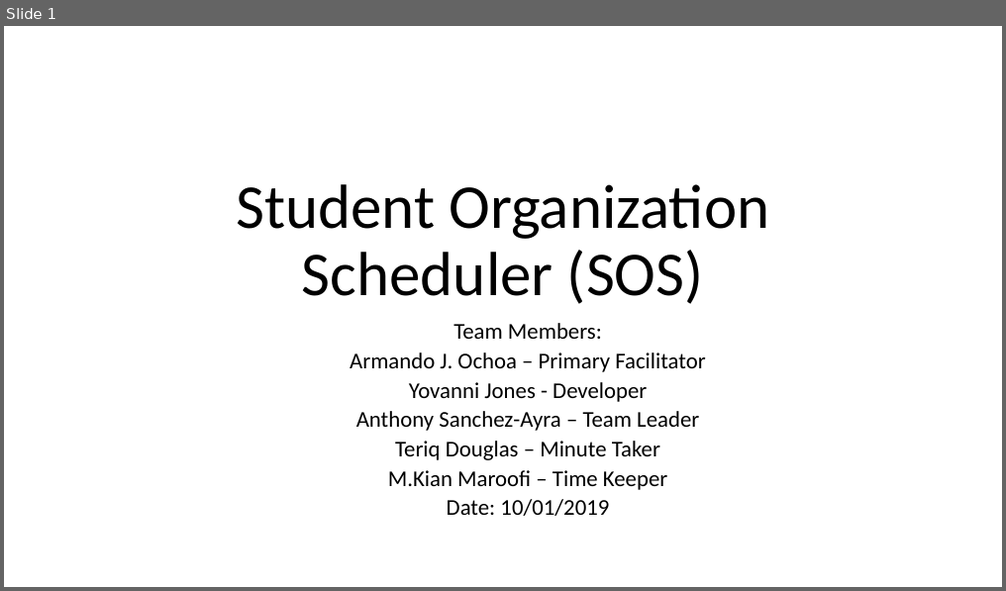
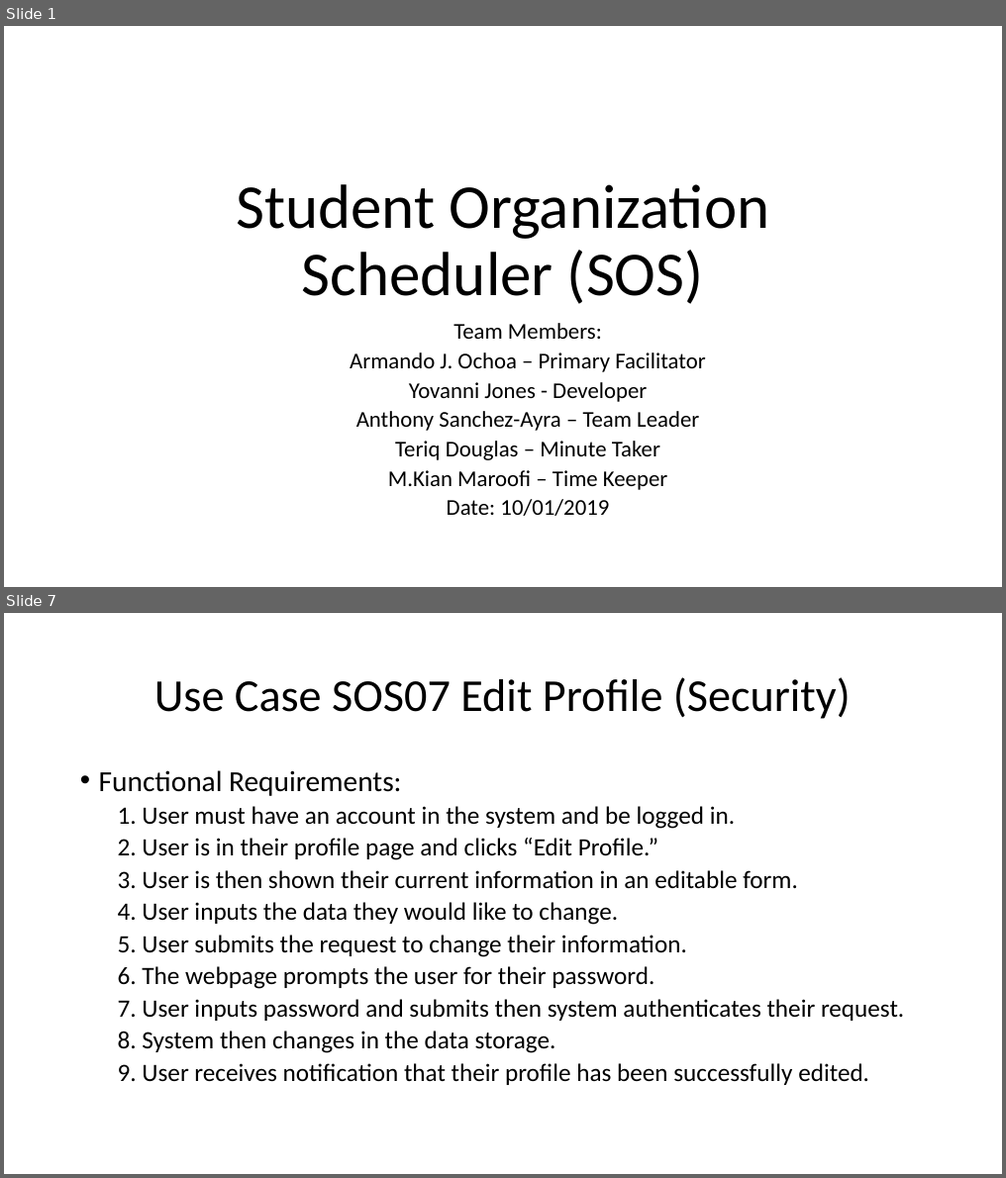
Before and after one commit to arocho032/CEN4010-Team-5, a slide deck: specifications/deliv1/SOS Deliverable 1 Presentation.pptx. Shown one above the other, each under a label of ours: slide 1 before the commit, slides 1 and 7 after it; the slides between them are not shown. The pictures are 1006x591 and 1006x1178 pixels, drawn with LibreOffice and Linux fonts; fonts in the diff are those of the drawing. Boxes give left, top, right and bottom in pixels: in the first picture for what was removed or moved away, otherwise in the second. Text is boxed around its words. In the diff, an @@ line names an element or a change of style, - is before the commit and + after.

Commit message:
Changed some stuff on the section 4 of the RE. Added more information to the ppt.

```diff
--- a/specifications/deliv1/SOS Deliverable 1 Presentation.pptx
+++ b/specifications/deliv1/SOS Deliverable 1 Presentation.pptx
@@ slide 7 added at [4, 613, 1002, 1174], background #FFFFFF @@
@@ title added at [154, 677, 850, 719], 44 pt, text #000000 @@
+Use Case SOS07 Edit Profile (Security)
@@ text added at [99, 770, 904, 1085], 24 pt, text #000000 @@
+• Functional Requirements:
+  1. User must have an account in the system and be logged in.
+  2. User is in their profile page and clicks “Edit Profile.”
+  3. User is then shown their current information in an editable form.
+  4. User inputs the data they would like to change.
+  5. User submits the request to change their information.
+  6. The webpage prompts the user for their password.
+  7. User inputs password and submits then system authenticates their request.
+  8. System then changes in the data storage.
+  9. User receives notification that their profile has been successfully edited.
```
Also in this commit, not shown: 10 slides changed, 3 other slides added, 4 slides removed, 1 other file.
